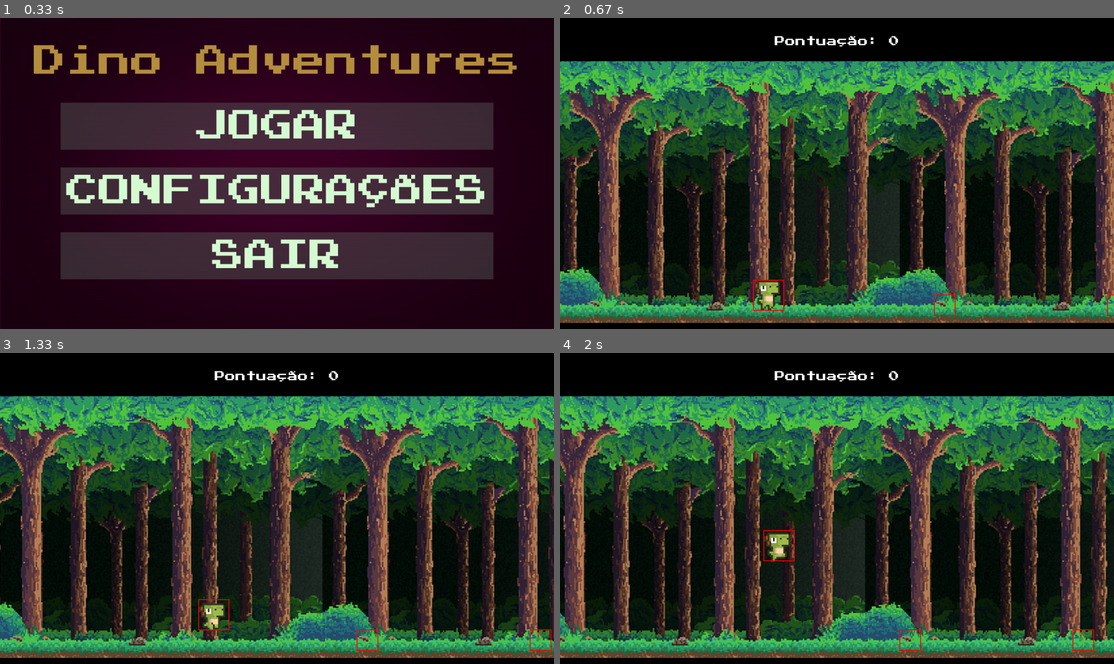
Above: before the commit, frames 1-4 (two rows, left to right).
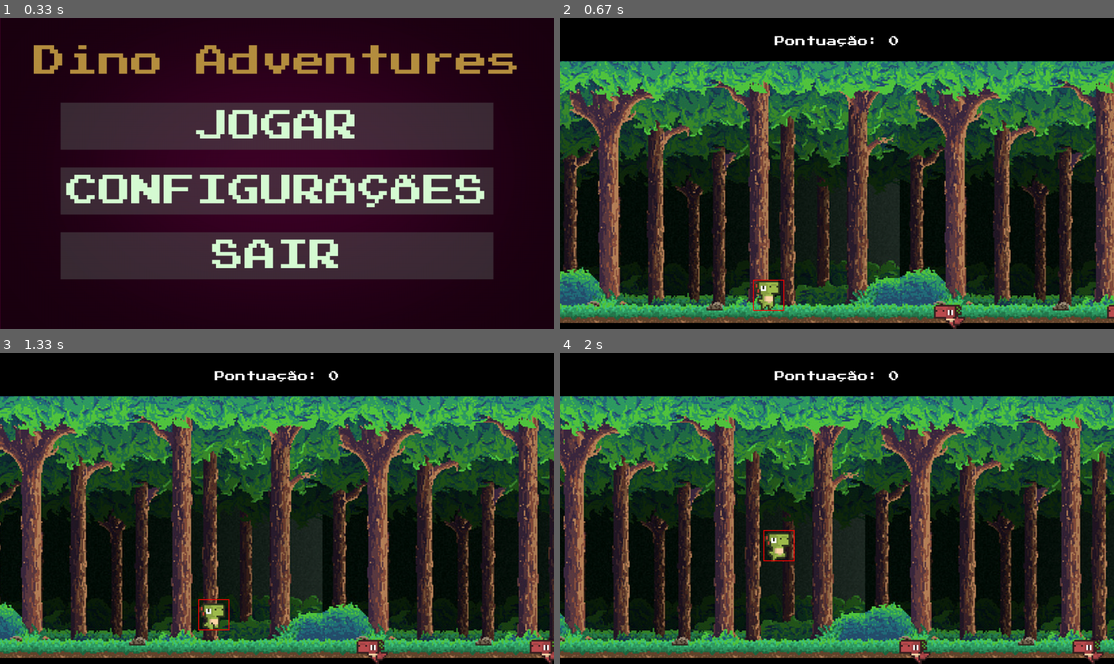
Above: after the commit, the same moments.

Repository: Cristiano805/G3-Pr-ticas
Game: pygame game, started from main.py
Same seed, same stepped clock (60 frames per second), same inputs: the game is played once before the commit and once after it.
Inputs (mouse positions are in pixels of both pictures, inside the frame that each line leads up to):
- Up to frame 1 (0.33 s): no input
- Up to frame 2 (0.67 s): click "JOGAR" at 0.38 s
- Up to frame 3 (1.33 s): hold Right 0.67-1.13 s; move the mouse to (254, 520) at 0.7 s; hold Up from 1.17 s (still down)
- Up to frame 4 (2 s): release Up at 1.47 s; hold Right 1.5-1.97 s

Frame 1 is identical in both runs. In frame 2, 0.4% of the frame differs, in the area x 67-100%, y 88-100%; in frame 3, 0.6%; in frame 4, 0.7%, in the area x 61-99%, y 88-100%.

Commit message:
feat: obstacles render

Diff:
--- a/components/obstacle.py
+++ b/components/obstacle.py
@@ -1,27 +1,54 @@
 import pygame
 import random
 
-class Obstacle:
-    def __init__(self, x, y, screen_width, speed):
+class Obstacle(pygame.sprite.Sprite):
+    def __init__(self, x, y, screen_width, speed, image_path):
         super().__init__()
-        self.width, self.height = 50, 50
-        self.border = 2
-        self.color = (255, 0, 0)
 
-        self.x = x
-        self.y = y
         self.screen_width = screen_width
-
         self.speed = speed
 
-        self.image = pygame.Rect(self.x, self.y, self.width, self.height)
+        self.sheet = pygame.image.load(image_path)
+        self.width, self.height = 23, 24  # Ajuste a largura e altura conforme necessário
+        sheet_width, sheet_height = self.sheet.get_size()
 
-    def draw(self, screen):
-        pygame.draw.rect(screen, self.color, self.image, self.border)
+        # Certifique-se de que a largura da imagem é maior ou igual à largura do frame
+        if sheet_width < self.width:
+            raise ValueError("A largura da imagem é menor que a largura do frame.")
+
+        num_frames = sheet_width // self.width
+
+        # Lógica adicional para evitar o erro subsurface
+        if num_frames <= 0:
+            raise ValueError("Número de frames deve ser maior que zero.")
+
+        # Ajuste para começar do início após 23 pixels
+        self.frames = [self.sheet.subsurface((i * self.width % sheet_width, 0, self.width, self.height)) for i in range(num_frames)]
+        self.frame_index = 0
+
+        self.image = pygame.transform.scale(self.frames[self.frame_index], (self.width, self.height))
+        self.rect = self.image.get_rect()
+        self.rect.topleft = (x, y)
 
     def update(self):
-        if self.x > -self.width:
-            self.x -= self.speed
-        else:
-            self.x = self.screen_width + random.randint(0, 200)
-        self.image = pygame.Rect(self.x, self.y, self.width, self.height)
+        self.rect.x -= self.speed
+        if self.rect.right < 0:
+            self.reset_obstacle()
+
+    def reset_obstacle(self):
+        self.rect.x = self.screen_width + random.randint(0, 200)
+
+    def draw(self, screen, scale=1.0):
+        scaled_width = int(self.width * scale)
+        scaled_height = int(self.height * scale)
+        scaled_image = pygame.transform.scale(self.image, (scaled_width, scaled_height))
+        screen.blit(scaled_image, self.rect.topleft)
+
+    def animate(self, clock):
+        time_passed_to_update = clock.get_rawtime()
+        time_per_frame = 20  # Ajuste este valor para controlar a velocidade da animação
+
+        if time_passed_to_update > time_per_frame:
+            self.frame_index = (self.frame_index + 1) % len(self.frames)
+            self.image = pygame.transform.scale(self.frames[self.frame_index], (self.width, self.height))
+            clock.tick()  # Reset do relógio
--- a/main.py
+++ b/main.py
@@ -28,12 +28,13 @@
     speed = difficulty[difficulty_index]
 
     # obstaculos terrestres
-    obstacle1 = obstacle.Obstacle(SCREEN_WIDTH - 400, GROUND, SCREEN_WIDTH, speed)
-    obstacle2 = obstacle.Obstacle(SCREEN_WIDTH, GROUND, SCREEN_WIDTH, speed)
-    obstacle3 = obstacle.Obstacle(SCREEN_WIDTH + 400, GROUND, SCREEN_WIDTH, speed)
-
-    # obstaculo aereo
-    obstacle4 = obstacle.Obstacle(SCREEN_WIDTH + 800, GROUND - 280, SCREEN_WIDTH, speed)
+
+    obstacle_image_path = "assets/BadDino_Run.png"
+
+    obstacle1 = obstacle.Obstacle(SCREEN_WIDTH - 400, GROUND, SCREEN_WIDTH, speed, obstacle_image_path)
+    obstacle2 = obstacle.Obstacle(SCREEN_WIDTH, GROUND, SCREEN_WIDTH, speed, obstacle_image_path)
+    obstacle3 = obstacle.Obstacle(SCREEN_WIDTH + 400, GROUND, SCREEN_WIDTH, speed, obstacle_image_path)
+    obstacle4 = obstacle.Obstacle(SCREEN_WIDTH + 800, GROUND - 280, SCREEN_WIDTH, speed, obstacle_image_path)
 
     scrolling_bg = background.ScrollingBackground("assets/bg.jpg", SCREEN_WIDTH, SCREEN_HEIGHT, clock, position=(0, 100))
 
@@ -49,17 +50,23 @@
         obstacle4.update()
         player.update()
 
+        # Adicione a chamada ao método animate para cada obstáculo
+        obstacle1.animate(clock)
+        obstacle2.animate(clock)
+        obstacle3.animate(clock)
+        obstacle4.animate(clock)
+
         SCREEN.blit(player.image, player.rect.topleft)
 
         scrolling_bg.draw(SCREEN)
         player.draw(SCREEN)
-        obstacle1.draw(SCREEN)
-        obstacle2.draw(SCREEN)
-        obstacle3.draw(SCREEN)
-        obstacle4.draw(SCREEN)
+        obstacle1.draw(SCREEN, scale=4.0)  # Adjust the scale factor as needed
+        obstacle2.draw(SCREEN, scale=4.0)
+        obstacle3.draw(SCREEN, scale=4.0)
+        obstacle4.draw(SCREEN, scale=4.0)
 
         list_of_obstacles = [obstacle1.image, obstacle2.image, obstacle3.image, obstacle4.image]
-        colision = player.hitbox_rect.collidelist(list_of_obstacles)
+        colision = player.hitbox_rect.collidelist([obstacle1.rect, obstacle2.rect, obstacle3.rect, obstacle4.rect])
 
         if player.hitbox != None and colision != -1 and not hero_mode:
             total_score = scrolling_bg.count
Binary file added: assets/BadDino_Run.png
Not shown, added: .DS_Store
